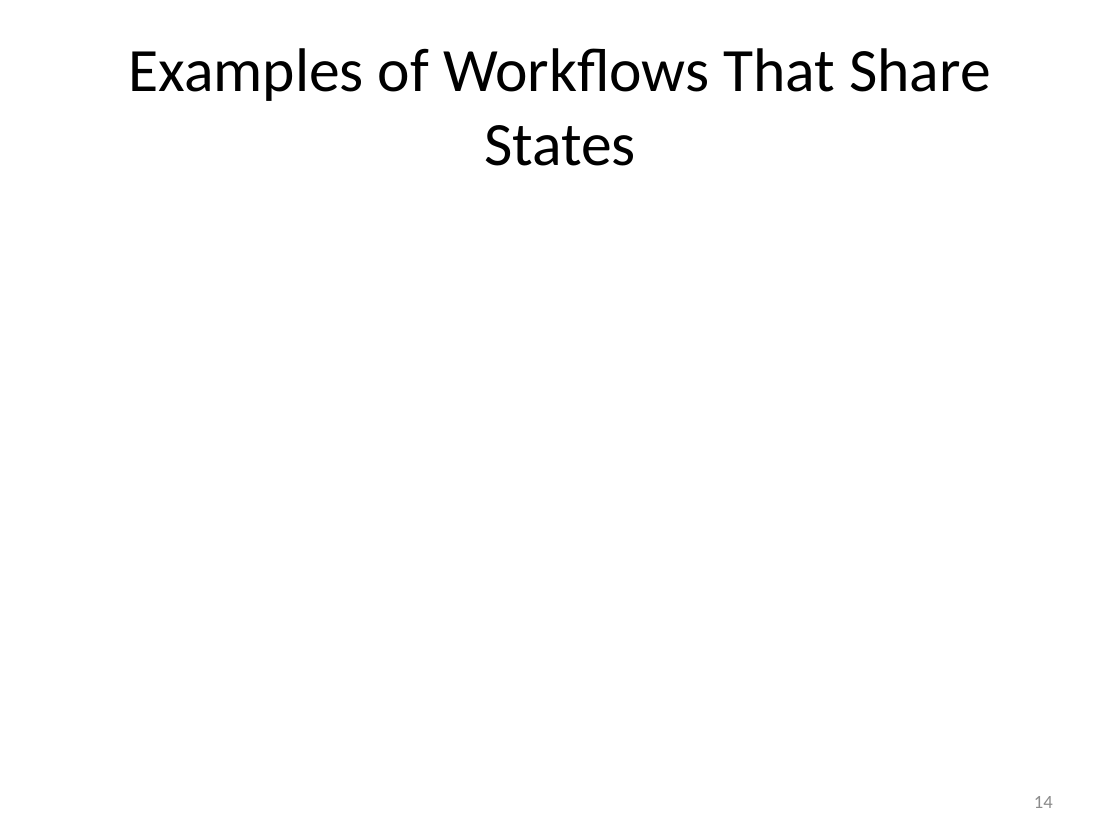
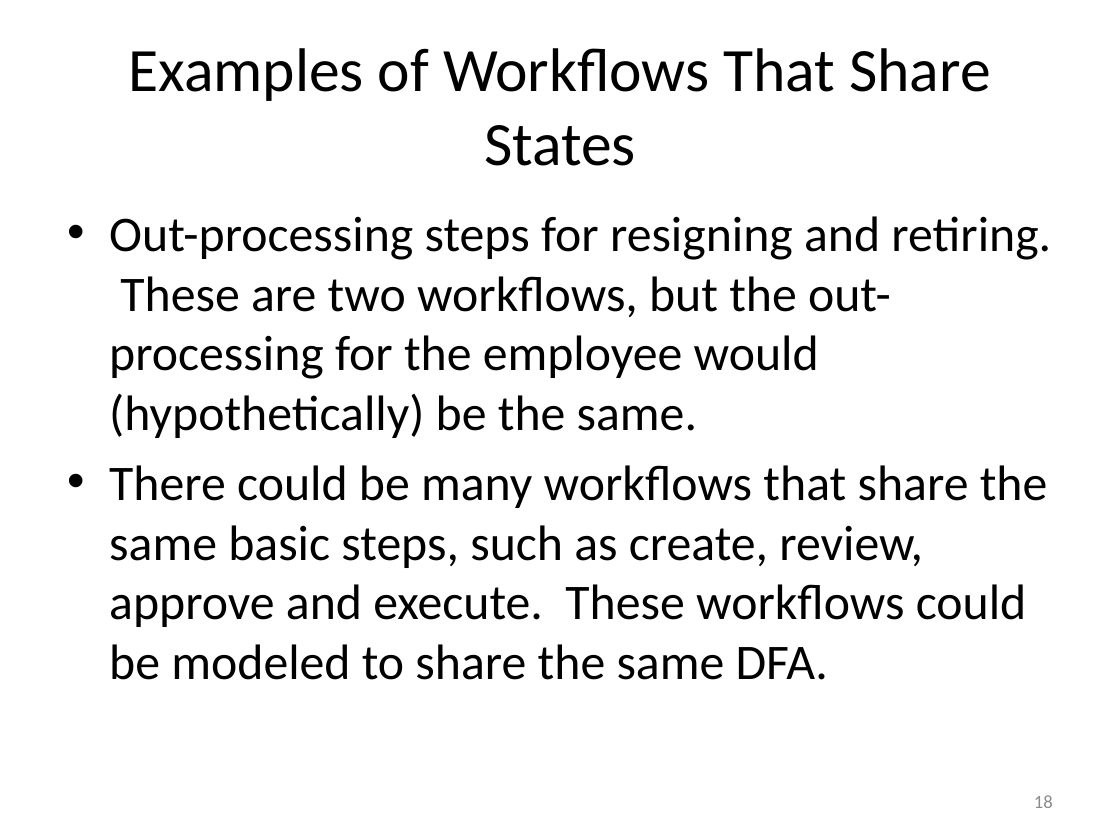
Before and after one commit to RichardRoda/DFA-Workflow-Model, a slide deck: slide 18 of Modeling Workflows with Event Driven DFA.pptx (slide 14 before the commit). Drawn at 1120x840 pixels with LibreOffice and Linux fonts; fonts in the diff are those of the drawing. Boxes give left, top, right and bottom in pixels: in the first picture for what was removed or moved away, otherwise in the second. Text is boxed around its words. In the diff, an @@ line names an element or a change of style, - is before the commit and + after.

```diff
--- a/Modeling Workflows with Event Driven DFA.pptx
+++ b/Modeling Workflows with Event Driven DFA.pptx
@@ text added at bbox=[109, 216, 1051, 680], 32 pt, text #000000 @@
+• Out-processing steps for resigning and retiring. These are two workflows, but the out-processing for the employee would (hypothetically) be the same.
+• There could be many workflows that share the same basic steps, such as create, review, approve and execute. These workflows could be modeled to share the same DFA.
@@ page number at bbox=[1034, 795, 1053, 808]: text changed @@
-14
+18
```
Also in this commit, not shown: 2 other slides changed, 7 slides added, 2 other files.
